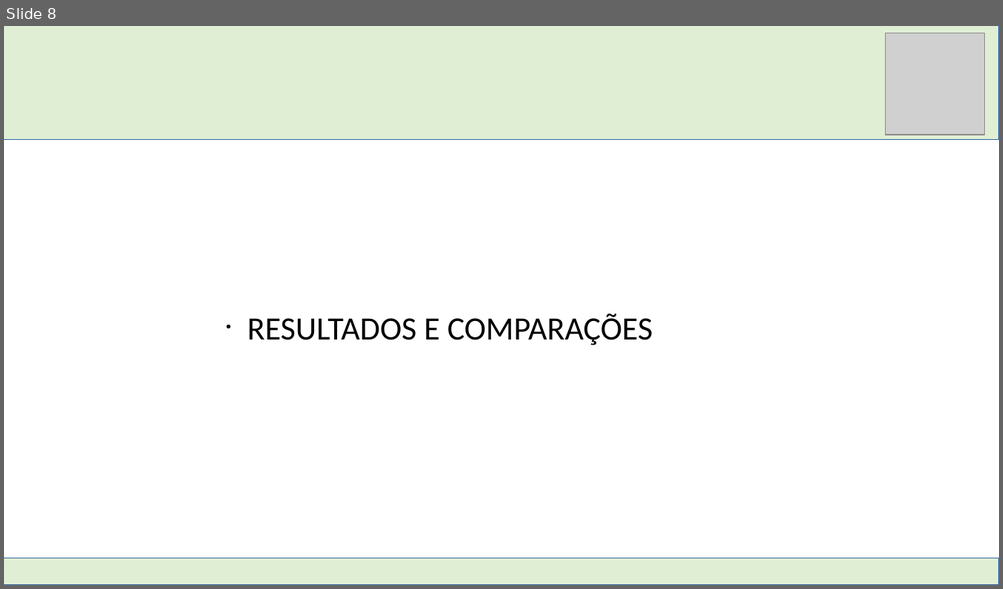
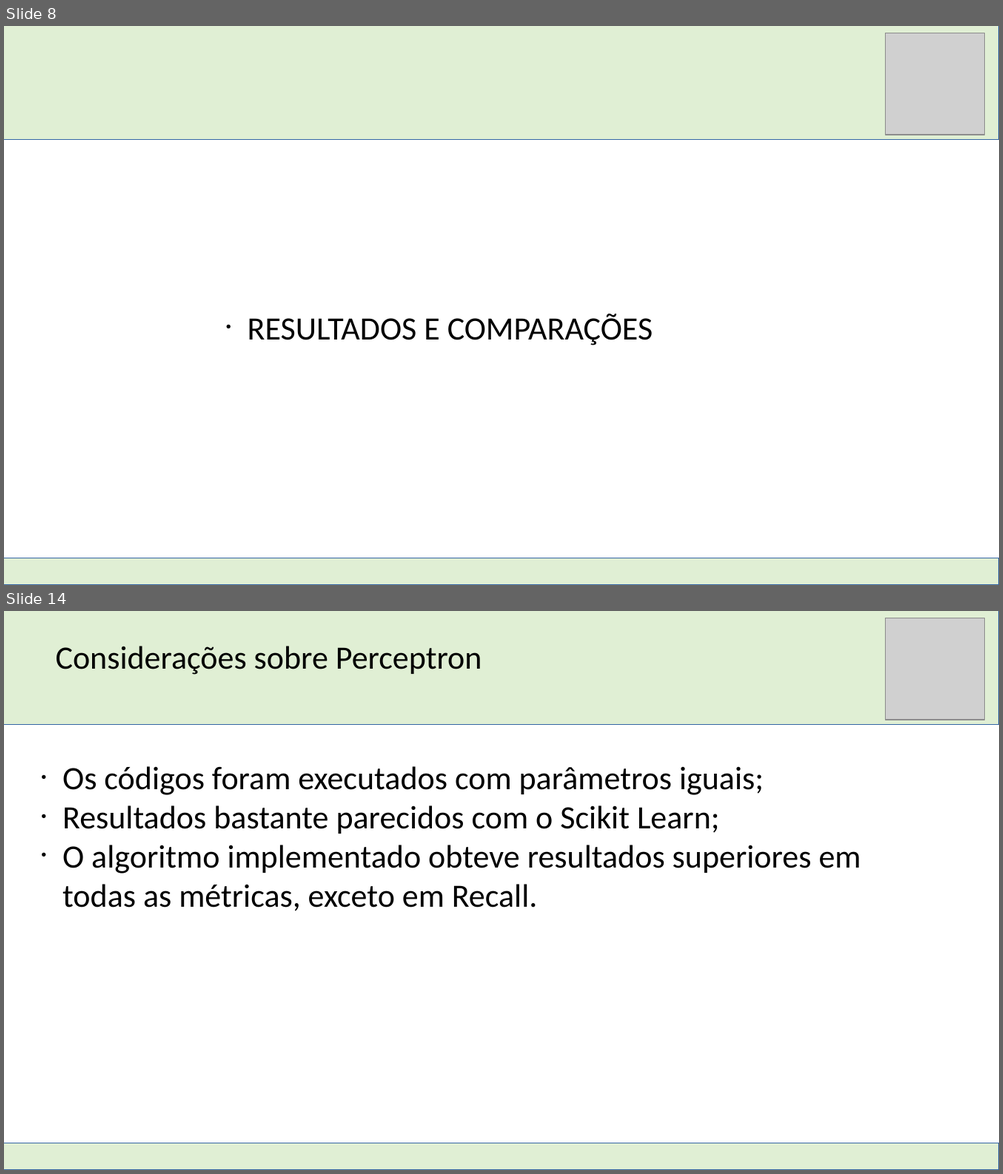
Before and after one commit to DimitriLeandro/ProjetoFinalSistemasInteligentesUFABC, a slide deck: Documentacao/Apresentação SI.odp. Shown one above the other, each under a label of ours: slide 8 before the commit, slides 8 and 14 after it; the slides between them are not shown. The pictures are 1003x589 and 1003x1174 pixels, drawn with LibreOffice and Linux fonts; fonts in the diff are those of the drawing; grey boxes stand for pictures. Boxes give left, top, right and bottom in pixels: in the first picture for what was removed or moved away, otherwise in the second. Text is boxed around its words. In the diff, an @@ line names an element or a change of style, - is before the commit and + after.

```diff
--- a/Documentacao/Apresentação SI.odp
+++ b/Documentacao/Apresentação SI.odp
@@ slide 14 added at bbox=[4, 611, 999, 1170], background #FFFFFF @@
@@ rectangle added at bbox=[4, 611, 999, 725], fill #E0EFD4, outline #3465A4 0 pt @@
@@ picture added at bbox=[885, 618, 984, 721] @@
@@ text added at bbox=[56, 646, 482, 675], 26 pt, text #000000 @@
+Considerações sobre Perceptron
@@ text added at bbox=[62, 766, 861, 911], 26 pt, text #000000 @@
+• Os códigos foram executados com parâmetros iguais;
+• Resultados bastante parecidos com o Scikit Learn;
+• O algoritmo implementado obteve resultados superiores em todas as métricas, exceto em Recall.
@@ rectangle added at bbox=[4, 1145, 999, 1170], fill #E0EFD4, outline #3465A4 0 pt @@
```
Also in this commit, not shown: 5 slides changed, 7 other slides added, 6 slides removed, 5 other files.
